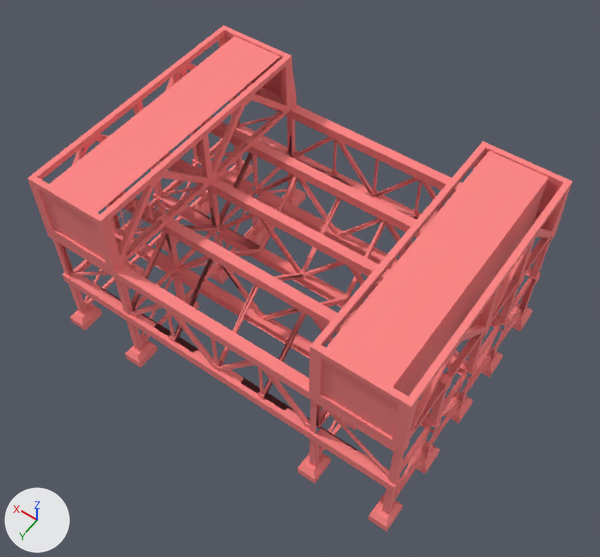
What one commit did to the FBX model Assets/ART/models/Cosmodrome/BigApproachStation/Bottom_ApproachBig.FBX.
One viewpoint serves both versions: a 50 mm lens placed at (-15.7, 22.1, 38.3), pointed at (-0.5, 0.8, 4.9). Lighting does not change. The marker at lower left points along +X, +Y and +Z. Where no turn or scale is listed for an object, it has been applied to the vertices. Vertices at the same position are counted once.

The older version as bpy lines, for what is in view:
```python
mat_bottom_approachbig = principled_material('Bottom_ApproachBig')
mat_bottom_approachbig.base_color = (1.0, 0.231, 0.231)  # pink #ff8484
mat_bottom_approachbig.roughness = 0.859
me_mesh = bpy.data.meshes.new('Mesh')
me_mesh.from_pydata(...)  # 3510 vertices, 2176 faces, 286 loose edges; spans x -10.4..10.4, y -7.7..7.7, z 0.0..11.2
me_mesh.materials.append(mat_bottom_approachbig)  # pink #ff8484
ob_bottom_approachbig = bpy.data.objects.new('Bottom_ApproachBig', me_mesh)
ob_bottom_approachbig.location = (0.0, 0.0, 0.0)
```
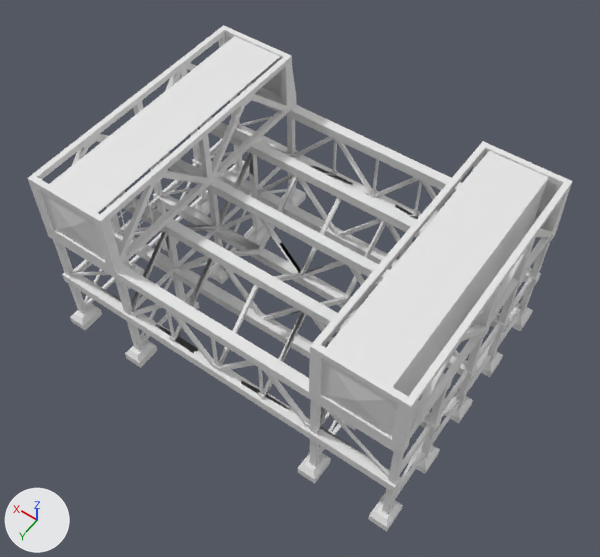
The newer file is also turned or shifted as a whole; pictures and numbers use the older file's frame.

Changed parts and their boxes (x1, y1, x2, y2) in the pictures (600 x 557 px; the box of a moved part takes in the faces that stretch with it):
'Bottom_ApproachBig', recoloured, reshaped (pink to white)
    both: (27, 25, 573, 532)
part 1 of me_mesh, moved or reshaped
    before: (136, 157, 505, 436)
    after: (136, 160, 505, 437)
part 2 of me_mesh, moved or reshaped
    both: (41, 190, 121, 259)

The change, as a diff of the scene's bpy script:
```diff
--- a/Assets/ART/models/Cosmodrome/BigApproachStation/Bottom_ApproachBig.FBX.py
+++ b/Assets/ART/models/Cosmodrome/BigApproachStation/Bottom_ApproachBig.FBX.py
@@ mat_bottom_approachbig @@
 mat_bottom_approachbig = principled_material('Bottom_ApproachBig')
-mat_bottom_approachbig.base_color = (1.0, 0.231, 0.231)  # pink #ff8484
+mat_bottom_approachbig.base_color = (0.8, 0.8, 0.8)  # white #e7e7e7
 mat_bottom_approachbig.roughness = 0.859
@@ me_mesh @@
 # used by ob_bottom_approachbig; location = (0.0, 0.0, 0.0)
-me_mesh.from_pydata(...)  # 3510 vertices, 2176 faces, 286 loose edges; spans x -10.4..10.4, y -7.7..7.7, z 0.0..11.2
+me_mesh.from_pydata(...)  # 3501 vertices, 7725 faces; spans x -10.4..10.4, y -7.7..7.7, z 0.0..11.2
+# me_mesh part 1: 65 vertices moved from x -9.8..10.0, y -7.0..7.2, z 3.6..10.2 to x -9.8..10.0, y -7.0..7.4, z 3.6..10.2; 9 vertices removed from x -10.1..10.1, y 0.0..0.7, z 4.1..8.0
+# me_mesh part 2: 3 vertices moved from x 5.9..7.9, y 6.8..7.2, z 9.4..10.2 to x 5.9..7.9, y 6.8..7.4, z 9.4..10.2
 me_mesh.materials.append(mat_bottom_approachbig)
```
